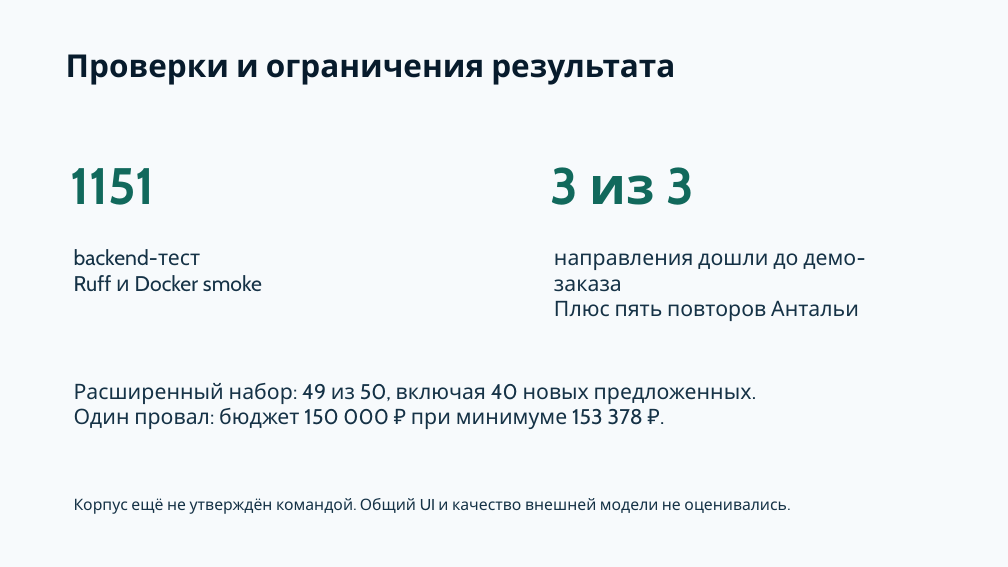
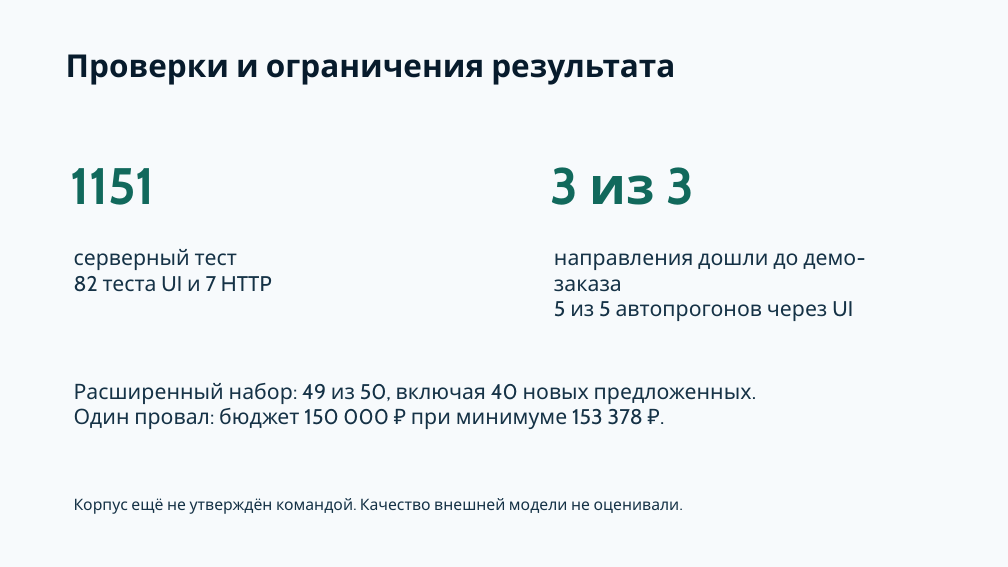
Before and after one commit to Alexeyokey/na-maldivy, a slide deck: slide 6 of docs/defense-slides.pptx. Drawn at 1008x567 pixels with LibreOffice and Linux fonts; fonts in the diff are those of the drawing. Boxes give left, top, right and bottom in pixels: in the first picture for what was removed or moved away, otherwise in the second. Text is boxed around its words. In the diff, an @@ line names an element or a change of style, - is before the commit and + after.

```diff
--- a/docs/defense-slides.pptx
+++ b/docs/defense-slides.pptx
@@ text at [74,249,272,292]: text changed @@
-backend-тест
-Ruff и Docker smoke
+серверный тест
+82 теста UI и 7 HTTP
@@ text at [554,301,853,321]: text changed @@
-Плюс пять повторов Антальи
+5 из 5 автопрогонов через UI
@@ text at [74,498,680,514]: text changed @@
-Корпус ещё не утверждён командой. Общий UI и качество внешней модели не оценивались.
+Корпус ещё не утверждён командой. Качество внешней модели не оценивали.
```
Also in this commit, not shown: 1 other slide changed, 20 other files.
